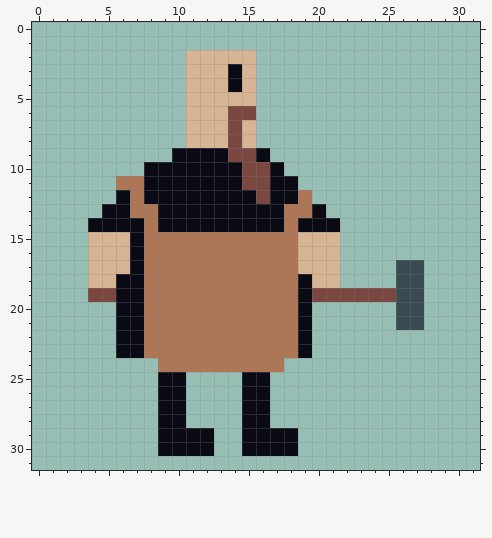
Edited in one commit: pixel-art sprite (camp-lilac/Assets/Sprites/Black Smith.png). Above: the version before the commit.
The file is 32x32 pixels.
And afterwards:
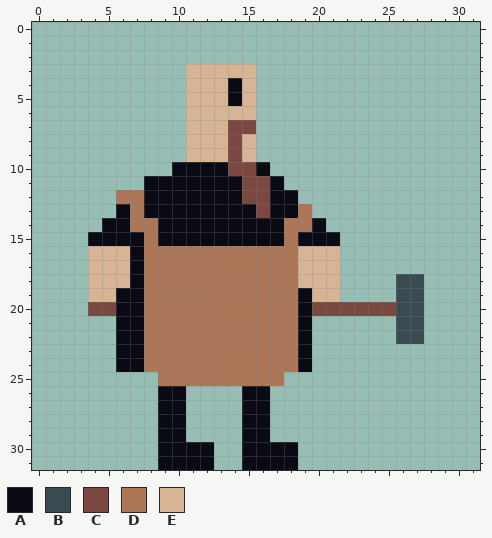
Palette (. is transparent): A #090a14  B #394a50  C #7a4841  D #ad7757  E #d7b594
The exact change:
There is now colour A in row 24 at x 6 to 7 and 19; in row 31 at x 9 to 12 and 15 to 18.
The edit turns colour C into colour A in row 10 at x 16.
The edit turns colour D into colour A in row 13 at x 8 and 18; in row 15 at x 9 to 17.
The edit turns colour E into colour A in row 5 at x 14; in row 15 at x 4 to 6 and 19 to 21.
There is now colour B in row 22 at x 26 to 27.
There is now colour C in row 20 at x 4 to 5 and 20 to 25.
The edit turns colour A into colour C in row 10 at x 14; in row 12 at x 15; in row 13 at x 16.
The edit turns colour E into colour C in row 7 at x 15.
There is now colour D in row 24 at x 8 and 18; in row 25 at x 11 to 14 and 17.
The edit turns colour A into colour D in row 12 at x 6; in row 14 at x 7 and 19; in row 25 at x 9 to 10 and 15 to 16.
The edit turns colour A into colour E in row 3 at x 14; in row 9 at x 11 to 13; in row 18 at x 6 and 19.
The edit turns colour C into colour E in row 6 at x 14 to 15; in row 9 at x 15; in row 19 at x 4 to 5 and 20 to 21.
The edit erases colour A in row 9 at x 10 and 16; in row 10 at x 8 to 9 and 17; in row 11 at x 18; in row 13 at x 5 and 20; in row 14 at x 4 and 21; in row 29 at x 11 to 12 and 17 to 18.
The edit erases colour B in row 17 at x 26 to 27.
The edit erases colour C in row 19 at x 22 to 25.
The edit erases colour D in row 11 at x 6 to 7; in row 12 at x 19.
The edit erases colour E in row 2 at x 11 to 15.
Boxes around the changes in both pictures, in picture pixels (x1, y1, x2, y2):
changed: (88, 50, 424, 344)
changed: (116, 358, 312, 470)
